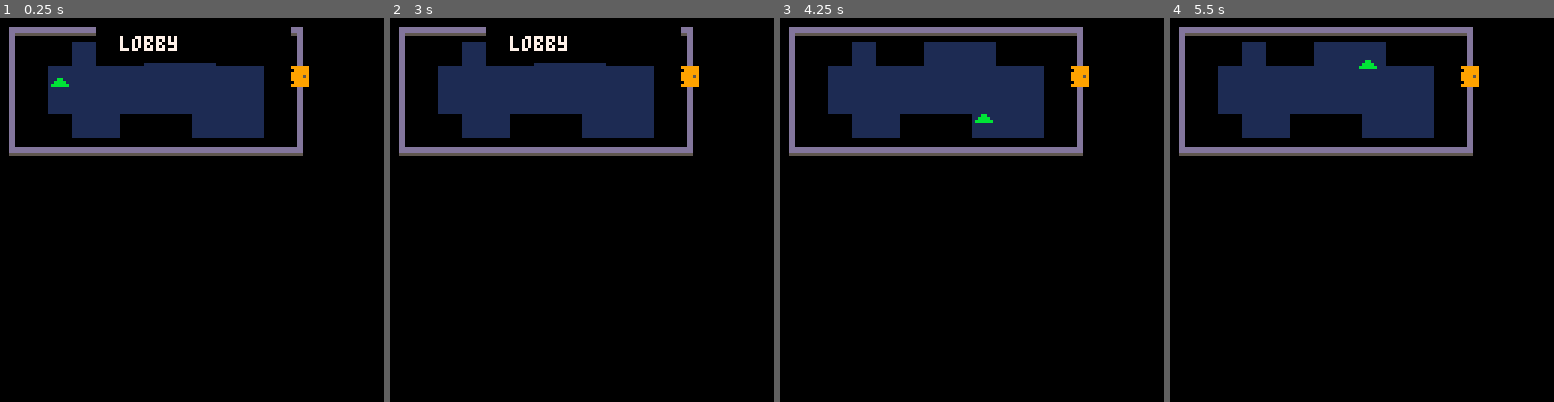
Above: before the commit, frames 1-4 (left to right).
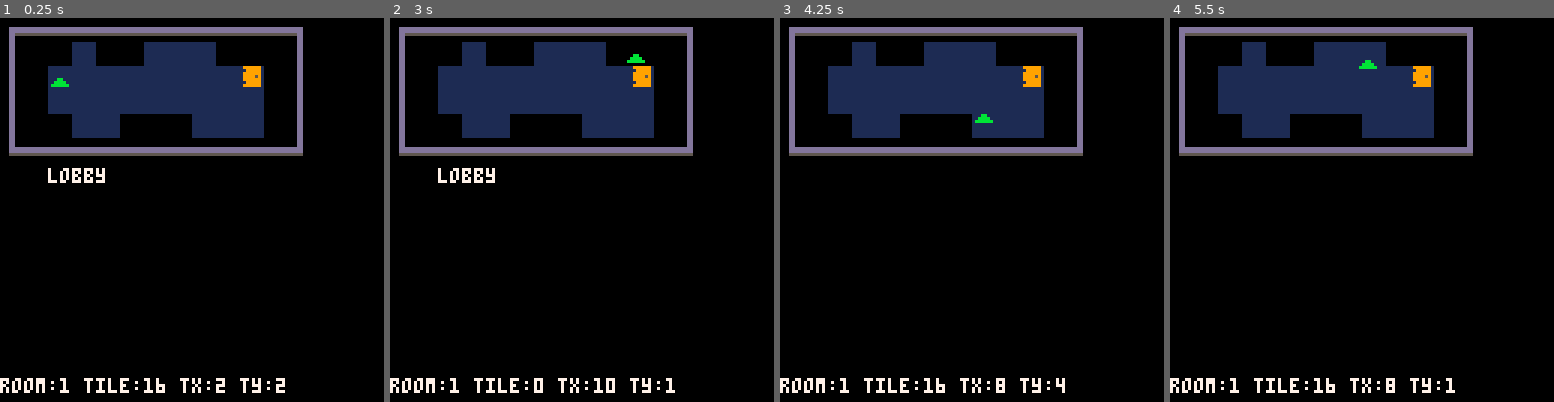
Above: after the commit, the same moments.

Repository: Gre3n01/node--pico8
Game: PICO-8 cartridge node.p8
Two runs of this game, one before a commit and one after it. Both use one fixed random seed, a clock stepped at 60 frames per second and the inputs below.
Inputs:
- Up to frame 1 (0.25 s): no input
- Up to frame 2 (3 s): hold Right 1.6-2.1 s; hold Up 2.15-2.42 s; hold Right from 2.47 s (still down)
- Up to frame 3 (4.25 s): release Right at 3.03 s; hold Left 3.08-3.58 s; hold Down 3.63-3.97 s; hold Right from 4.02 s (still down)
- Up to frame 4 (5.5 s): release Right at 4.68 s; hold Up 4.73-5.03 s; hold Left from 5.08 s (still down)

The runs differ from the first frame. In frame 1, 4.2% of the frame differs, in the area x 0-81%, y 2-98%; in frame 2, 4.3%; in frame 3, 1.5%; in frame 4, 1.5%.

Commit message:
Add files via upload

Diff:
--- a/node.p8
+++ b/node.p8
@@ -13,6 +13,10 @@
 -- wall sprite numbers
 -- player can not move through these wall sprites - it will block player
 wall_sprites = {64,65,66,80,81,82,96,97,98}
+
+-- special terrain sprites
+water_sprite = 112
+deep_water_sprite = 113
 
 -- map chunk for lobby
 lobby_x1, lobby_y1 = 0, 0
@@ -48,10 +52,49 @@
   map_x1=0, map_y1=0, map_x2=12, map_y2=5,
   start_x=2, start_y=2,
   objects={
-   {type="door", x=12, y=2, dest_room=120, dest_x=1, dest_y=2, locked=false}
+   {type="door", x=10, y=2, dest_room=2, dest_x=1, dest_y=2, locked=false}
    -- other objects...
   }
  }, -- <--- comma added here
+
+ -- waterway
+ [2] = {
+  name="waterway",
+  map_x1=14, map_y1=0, map_x2=22, map_y2=5,
+  start_x=15, start_y=2,
+  objects={
+    -- water tiles will be placed after loading the room
+    {type="door", x=7, y=2, dest_room=3, dest_x=1, dest_y=5, locked=false}
+  }
+ }, -- <--- comma ending after new room
+
+ -- trouble
+
+ [3] = {
+  name="trouble",
+  map_x1=24, map_y1=0, map_x2=40, map_y2=8,
+  start_x=1, start_y=5, -- relative to chunk
+  objects={
+    {type="mob", x=12, y=4, spd=0.2}, -- mob at (36,4) global, slow speed
+    -- add door to next room later if needed
+  }
+ },
+ --new room
+
+ --new room
+
+ -- the grave
+
+ [101] = {
+  name="the grave",
+  map_x1=109, map_y1=1, map_x2=126, map_y2=9,
+  start_x=9, start_y=7, -- relative to chunk
+  objects={
+    -- door will be spawned after timeout, at random position
+  }
+ },
+
+ --new room
 
  [120] = {
   name="library",
@@ -95,8 +138,10 @@
   - moves the player to the room's start position
   - loads the room's objects into current_objects
   - plays the enter room sound and displays the room name
+  - (new) if entering room 2, places water tiles in the map
  call this function whenever the player enters a new room.
 --]]
+
 function load_room(id)
  local r = rooms[id]
  if not r then
@@ -107,9 +152,9 @@
  -- set map chunk for this room
  lobby_x1, lobby_y1 = r.map_x1, r.map_y1
  lobby_x2, lobby_y2 = r.map_x2, r.map_y2
- -- move player to room's start tile (convert to pixels)
- node.x = r.start_x * 8
- node.y = r.start_y * 8
+ -- move player to room's start tile (convert to global map pixels!)
+ node.x = (r.map_x1 + r.start_x) * 8
+ node.y = (r.map_y1 + r.start_y) * 8
  -- load objects for this room
  current_objects = {}
  for o in all(r.objects) do
@@ -117,8 +162,22 @@
  end
  -- play sound and show room name
  show_room_name(r.name)
-end
-
+ -- (if you have water placement, call it here)
+ if id == 2 then
+   place_water_in_room2()
+ end
+end
+
+-- places water tiles in room 2 at specific locations
+function place_water_in_room2()
+  -- list of water tile positions (tile coordinates)
+  local water_tiles = {
+    {17,1}, {17,2}, {18,1}, {18,2}, {18,3}, {19,3}, {17,4}, {18,4}, {19,4}
+  }
+  for t in all(water_tiles) do
+    mset(t[1], t[2], water_sprite)
+  end
+end
 
 --==[ character creation ]==--
 
@@ -136,7 +195,18 @@
 --==[ character movement ]==--
 
 function move_node()
- local dx, dy = 0, 0
+
+ -- check if node is on water
+ local tx = flr((node.x+4)/8)
+ local ty = flr((node.y+4)/8)
+ local tile = mget(tx, ty)
+ if tile == water_sprite then
+  node.spd = 0.2 -- 90% slower
+ else
+  node.spd = 2 -- normal speed
+ end
+
+    local dx, dy = 0, 0
 
  -- arrow keys and controller
  if btn(0) then dx = dx - 1 end -- left
@@ -208,23 +278,23 @@
  -- check for object interactions
  for o in all(current_objects) do
   -- check if node is on the same tile as an object
-  if flr(node.x/8) == o.x and flr(node.y/8) == o.y then
+  if flr((node.x+4)/8) == o.x and flr((node.y+4)/8) == o.y then
    if o.type == "key" and not o.hidden then
     -- pick up key (remove from room)
     del(current_objects, o)
     sfx(1) -- play pickup sound
+
     -- you can set a flag here to unlock a door, etc.
-   elseif o.type == "door" and not o.locked then
-    -- check if player presses "up" or "w" to enter door
-    if btnp(2) or stat(34,119) then
-     load_room(o.dest_room)
-     -- optionally, set node position if door specifies
-     if o.dest_x and o.dest_y then
-      node.x = o.dest_x * 8
-      node.y = o.dest_y * 8
-     end
-    end
-   end
+
+ elseif o.type == "door" and not o.locked then
+ -- instantly enter door when touching
+ load_room(o.dest_room)
+  if o.dest_x and o.dest_y then
+   node.x = (rooms[o.dest_room].map_x1 + o.dest_x) * 8
+   node.y = (rooms[o.dest_room].map_y1 + o.dest_y) * 8
+  end
+ break
+ end
    -- add more interactions for other object types as needed
   end
  end
@@ -254,13 +324,25 @@
  -- end of object drawing fix
 
  -- draw node   -node is the player
- spr(node.spr, node.x, node.y)
+ spr(node.spr, node.x - (lobby_x1 * 8), node.y - (lobby_y1 * 8))
 
  -- draw room name if timer > 0
  if room_name_timer > 0 then
-  rectfill(32, 2, 96, 14, 0)
-  print(room_name, 40, 6, 7)
- end
+  -- draw background rectangle just below the map, from tile x=1 to x=11 at y=6
+  rectfill(8, 48, 96, 56, 0)
+  -- print the room name inside that rectangle, a little indented
+  print(room_name, 16, 50, 7)
+
+ end
+
+ local tx = flr((node.x+4)/8)
+ local ty = flr((node.y+4)/8)
+ local tile = mget(tx, ty)
+ print("room:"..roomid.." tile:"..tile.." tx:"..tx.." ty:"..ty, 0, 120, 7)
+…(4 lines of a section not shown)…
 end
 
 --==[ end of base game ]==--
@@ -322,14 +404,14 @@
 00055555555555555555500000000000000000000000000000000000000000000000000000000000000000000000000000000000000000000000000000000000
 00000000000000000000000000000000000000000000000000000000000000000000000000000000000000000000000000000000000000000000000000000000
 00000000000000000000000000000000000000000000000000000000000000000000000000000000000000000000000000000000000000000000000000000000
-00000000000000000000000000000000000000000000000000000000000000000000000000000000000000000000000000000000000000000000000000000000
-00000000000000000000000000000000000000000000000000000000000000000000000000000000000000000000000000000000000000000000000000000000
-00000000000000000000000000000000000000000000000000000000000000000000000000000000000000000000000000000000000000000000000000000000
-00000000000000000000000000000000000000000000000000000000000000000000000000000000000000000000000000000000000000000000000000000000
-00000000000000000000000000000000000000000000000000000000000000000000000000000000000000000000000000000000000000000000000000000000
-00000000000000000000000000000000000000000000000000000000000000000000000000000000000000000000000000000000000000000000000000000000
-00000000000000000000000000000000000000000000000000000000000000000000000000000000000000000000000000000000000000000000000000000000
-00000000000000000000000000000000000000000000000000000000000000000000000000000000000000000000000000000000000000000000000000000000
+ccccccccdddddddd8888888800000000000000000000000000000000000000000000000000000000000000000000000000000000000000000000000000000000
+ccccccccdddddddd8888888800000000000000000000000000000000000000000000000000000000000000000000000000000000000000000000000000000000
+ccccccccdddddddd8888888800055000000000000000000000000000000000000000000000000000000000000000000000000000000000000000000000000000
+cccdccccdddcdddd888e888800566500000000000000000000000000000000000000000000000000000000000000000000000000000000000000000000000000
+ccdcdcccddcdcddd88e8e88805666650000000000000000000000000000000000000000000000000000000000000000000000000000000000000000000000000
+cccdccccdddcdddd888e888805555550000000000000000000000000000000000000000000000000000000000000000000000000000000000000000000000000
+ccccccccdddddddd8888888804444440000000000000000000000000000000000000000000000000000000000000000000000000000000000000000000000000
+ccccccccdddddddd8888888800000000000000000000000000000000000000000000000000000000000000000000000000000000000000000000000000000000
 00000000000000000000000000000000000000000000000000000000000000000000000000000000000000000000000000000000000000000000000000000000
 00000000000000000000000000000000000000000000000000000000000000000000000000000000000000000000000000000000000000000000000000000000
 00090000000000000000000000000000000000000000000000000000000000000000000000000000000000000000000000000000000000000000000000000000
@@ -338,13 +420,17 @@
 009990000099900000cccc0000000000000000000000000000000000000000000000000000000000000000000000000000000000000000000000000000000000
 00090000000000000cccccc000000000000000000000000000000000000000000000000000000000000000000000000000000000000000000000000000000000
 __map__
-4041414141414141414141414200404141414141414142000000000000000000000000000000000000000000000000000000000000000000000000000000000000000000000000000000000000000000000000000000000000000000000000000000000000000000000000000000000000000000000000000000000000000000
-5000001000001010100000005200500010101010100052000000000000000000000000000000000000000000000000000000000000000000000000000000000000000000000000000000000000000000000000000000000000000000000000000000000000000000000000000000000000000000000000000000000000000000
-5000101010101010101010005200501010101010100052000000000000000000000000000000000000000000000000000000000000000000000000000000000000000000000000000000000000000000000000000000000000000000000000000000000000000000000000000000000000000000000000000000000000000000
-5000101010101010101010005200501010101010100052000000000000000000000000000000000000000000000000000000000000000000000000000000000000000000000000000000000000000000000000000000000000000000000000000000000000000000000000000000000000000000000000000000000000000000
-5000001010000000101010005200500010101010100052000000000000000000000000000000000000000000000000000000000000000000000000000000000000000000000000000000000000000000000000000000000000000000000000000000000000000000000000000000000000000000000000000000000000000000
-6061616161616161616161616200606161616161616162000000000000000000000000000000000000000000000000000000000000000000000000000000000000000000000000000000000000000000000000000000000000000000000000000000000000000000000000000000000000000000000000000000000000000000
-…(4 lines of a section not shown)…
+4041414141414141414141414200404141414141414142004041414141414141414141414141414142000000000000000000000000000000000000000000000000000000000000000000000000000000000000000000000000000000000000000000000000000000000000000000000000000000000000000000000000000000
+5000001000001010100000005200500010101010100052005010101010101010101010101010100052000000000000000000000000000000000000000000000000000000000000000000000000000000000000000000000000000000000000000000000000000000000000000040414141414141414141414141414141414200
+5000101010101010101010005200501010101010100052005010101010101010101010101010100052000000000000000000000000000000000000000000000000000000000000000000000000000000000000000000000000000000000000000000000000000000000000000050000000000000000000000000000000005200
+5000101010101010101010005200501010101010100052005000101010101010101010101010100052000000000000000000000000000000000000000000000000000000000000000000000000000000000000000000000000000000000000000000000000000000000000000050000000730073007300730073007300005200
+5000001010000000101010005200500010101010100052005000101010101010101010101010101052000000000000000000000000000000000000000000000000000000000000000000000000000000000000000000000000000000000000000000000000000000000000000050000000000000000000000000000000005200
+6061616161616161616161616200606161616161616162005010101010101010101010101010101052000000000000000000000000000000000000000000000000000000000000000000000000000000000000000000000000000000000000000000000000000000000000000050000000000000000000000000000000005200
+0000000000000000000000000000000000000000000000005010101010101010101010101010101052000000000000000000000000000000000000000000000000000000000000000000000000000000000000000000000000000000000000000000000000000000000000000050000000730073007300730073007300005200
+0000000000000000000000000000000000000000000000005000101010100000001010101010100052000000000000000000000000000000000000000000000000000000000000000000000000000000000000000000000000000000000000000000000000000000000000000050000000000000000000000000000000005200
+0000000000000000000000000000000000000000000000006061616161616161616161616161616162000000000000000000000000000000000000000000000000000000000000000000000000000000000000000000000000000000000000000000000000000000000000000050000000000000000000000000000000005200
+0000000000000000000000000000000000000000000000000000000000000000000000000000000000000000000000000000000000000000000000000000000000000000000000000000000000000000000000000000000000000000000000000000000000000000000000000060616161616161616161616161616161616200
+…(4 lines of a section not shown)…
